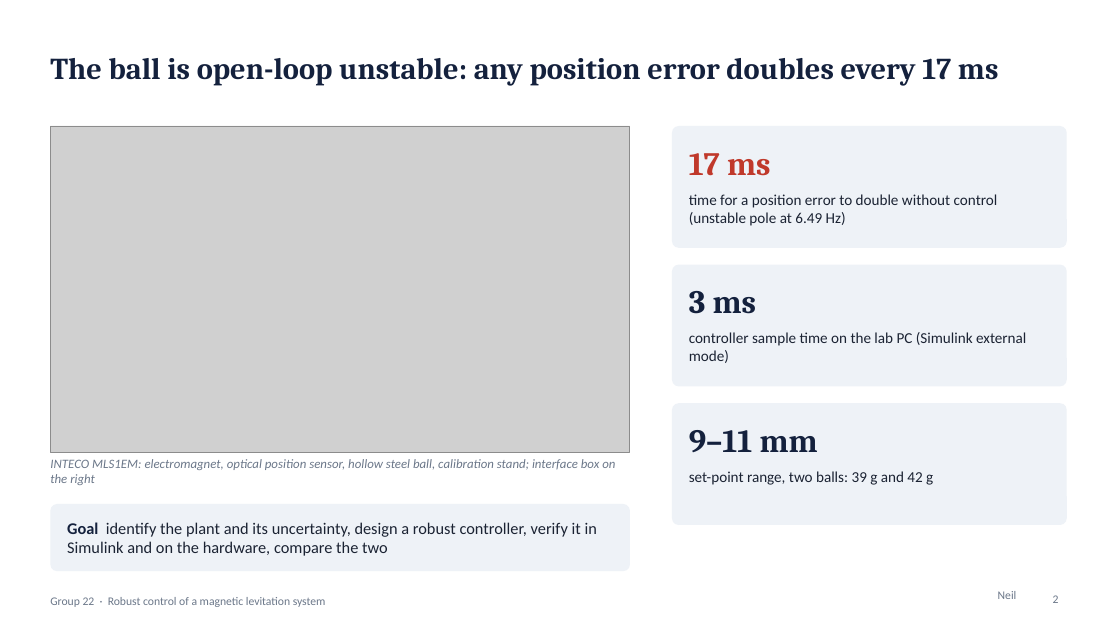
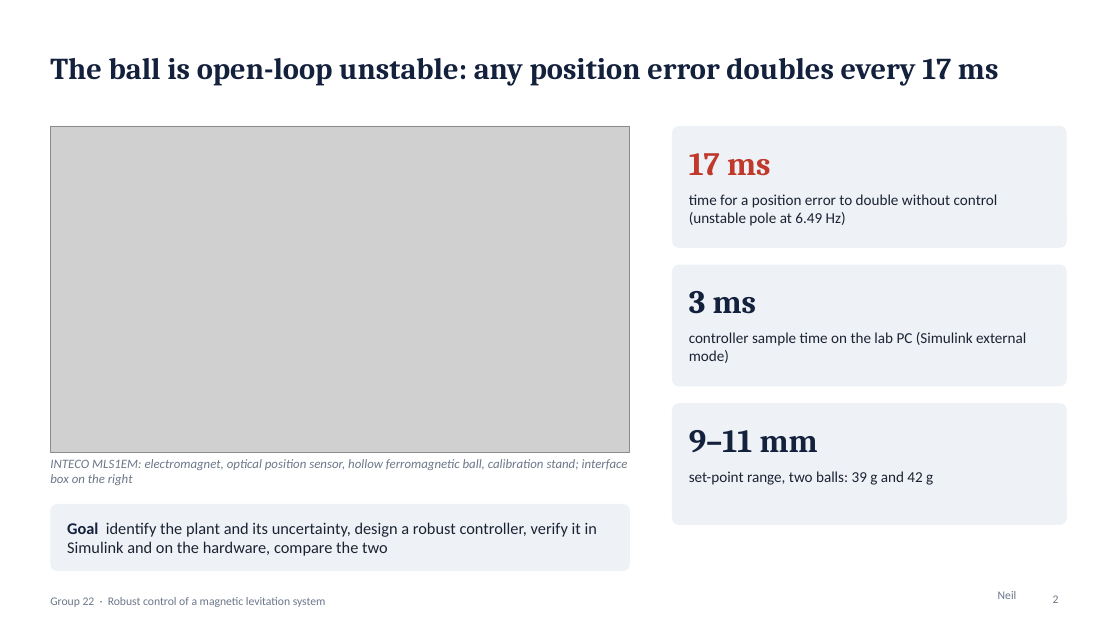
Before and after one commit to Ritvik479/EE302-maglev-project-G22, a slide deck: slide 2 of slides/G22_Presentation_v3.pptx. Drawn at 1120x630 pixels with LibreOffice and Linux fonts; fonts in the diff are those of the drawing; grey boxes stand for pictures. Boxes give left, top, right and bottom in pixels: in the first picture for what was removed or moved away, otherwise in the second. Text is boxed around its words. In the diff, an @@ line names an element or a change of style, - is before the commit and + after.

```diff
--- a/slides/G22_Presentation_v3.pptx
+++ b/slides/G22_Presentation_v3.pptx
@@ text at <box>50,459,628,485</box>: text changed @@
-INTECO MLS1EM: electromagnet, optical position sensor, hollow steel ball, calibration stand; interface box on the right
+INTECO MLS1EM: electromagnet, optical position sensor, hollow ferromagnetic ball, calibration stand; interface box on the right
```
Also in this commit, not shown: 3 other files.
